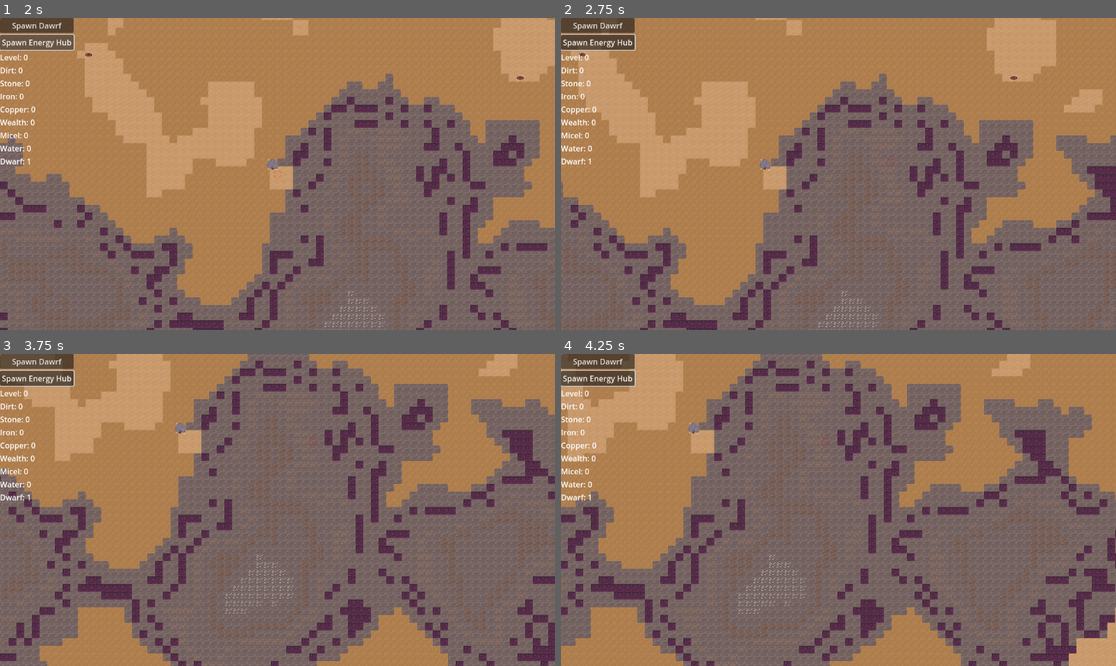
Above: before the commit, frames 1-4 (two rows, left to right).
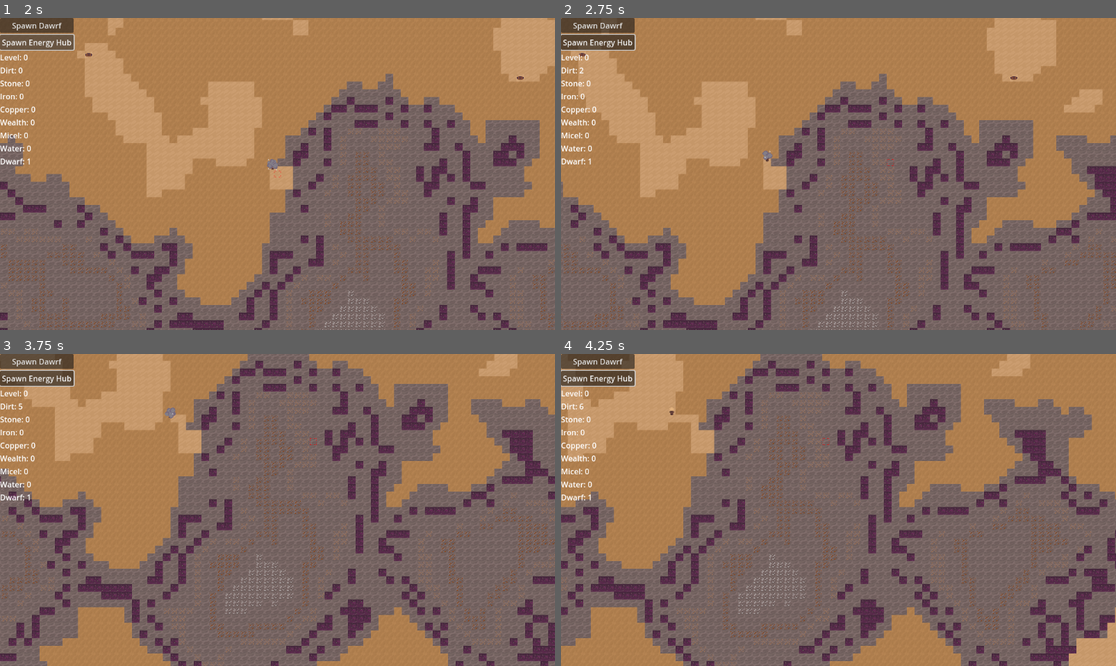
Above: after the commit, the same moments.

Repository: themoonforge/evergrove
Game: Godot game, scene res://world.tscn
The game is run twice, just before and just after one commit, with the same random seed, the same clock (stepped at 60 frames per second) and the same inputs.
Inputs (mouse positions are in pixels of both pictures, inside the frame that each line leads up to):
- Up to frame 1 (2 s): click "Spawn Dawrf" at 0.5 s; click "Spawn Energy Hub" at 1.25 s
- Up to frame 2 (2.75 s): tap Enter at 2 s; move the mouse to (960, 158) at 2.02 s; hold Right (ui_right) from 2.03 s (still down); tap Q at 2.1 s; click (960, 158) at 2.17 s
- Up to frame 3 (3.75 s): move the mouse to (166, 525) at 2.77 s; release Right (ui_right) at 2.78 s; hold Down (ui_down) 2.78-3.53 s; tap E at 2.85 s; move the mouse to (333, 441) at 3.52 s; hold Right (ui_right) from 3.53 s (still down); tap Q at 3.6 s
- Up to frame 4 (4.25 s): keep holding Right (ui_right)

Frame 1 is identical in both runs. In frame 2, 0.1% of the frame differs, in the area x 3-39%, y 16-49%; in frame 3, 0.2%, in the area x 3-34%, y 15-26%; in frame 4, 0.2%.
Error in both runs: Invalid access to property or key 'hub_container' on a base object of type 'Sprite2D'. (res://gui.gd:44)

Commit message:
fix(AI): do not call `walk_to` on each AI tick

Diff:
--- a/evergrove/AI/agent.gd
+++ b/evergrove/AI/agent.gd
@@ -85,8 +85,9 @@
 
 	match tasks.front().type:
 		ai_globals.TASK_TYPE.MOVE_TO:
+			# TODO: do not use Vec3 distance or +- 1 layer might falsely trigger target reached
 			print("Distance to target "+str(Vector3(self.get_parent().current_position.x, self.get_parent().current_position.y, self.get_parent().current_level).distance_to(tasks.front().location)))
-			if Vector3(self.get_parent().current_position.x, self.get_parent().current_position.y, self.get_parent().current_level).distance_to(tasks.front().location) > 1.0:
+			if Vector3(self.get_parent().current_position.x, self.get_parent().current_position.y, self.get_parent().current_level).distance_to(tasks.front().location) > 1.0 and not working_on_task:
 				self.get_parent().walk_to(Vector2(tasks.front().location.x, tasks.front().location.y), tasks.front().location.z)
 				print("Agent "+str(self)+" moving to task location "+str(tasks.front().location))
 				working_on_task = true
@@ -95,7 +96,7 @@
 				print("Agent "+str(self)+" reached task location")
 				working_on_task = false
 		ai_globals.TASK_TYPE.SLEEP:
-			if Vector3(self.get_parent().current_position.x, self.get_parent().current_position.y, self.get_parent().current_level).distance_to(tasks.front().location) > 1.0:
+			if Vector3(self.get_parent().current_position.x, self.get_parent().current_position.y, self.get_parent().current_level).distance_to(tasks.front().location) > 1.0 and not working_on_task:
 				self.get_parent().walk_to(Vector2(tasks.front().location.x, tasks.front().location.y), tasks.front().location.z)
 				print("Agent "+str(self)+" moving to task location "+str(tasks.front().location))
 				working_on_task = true
